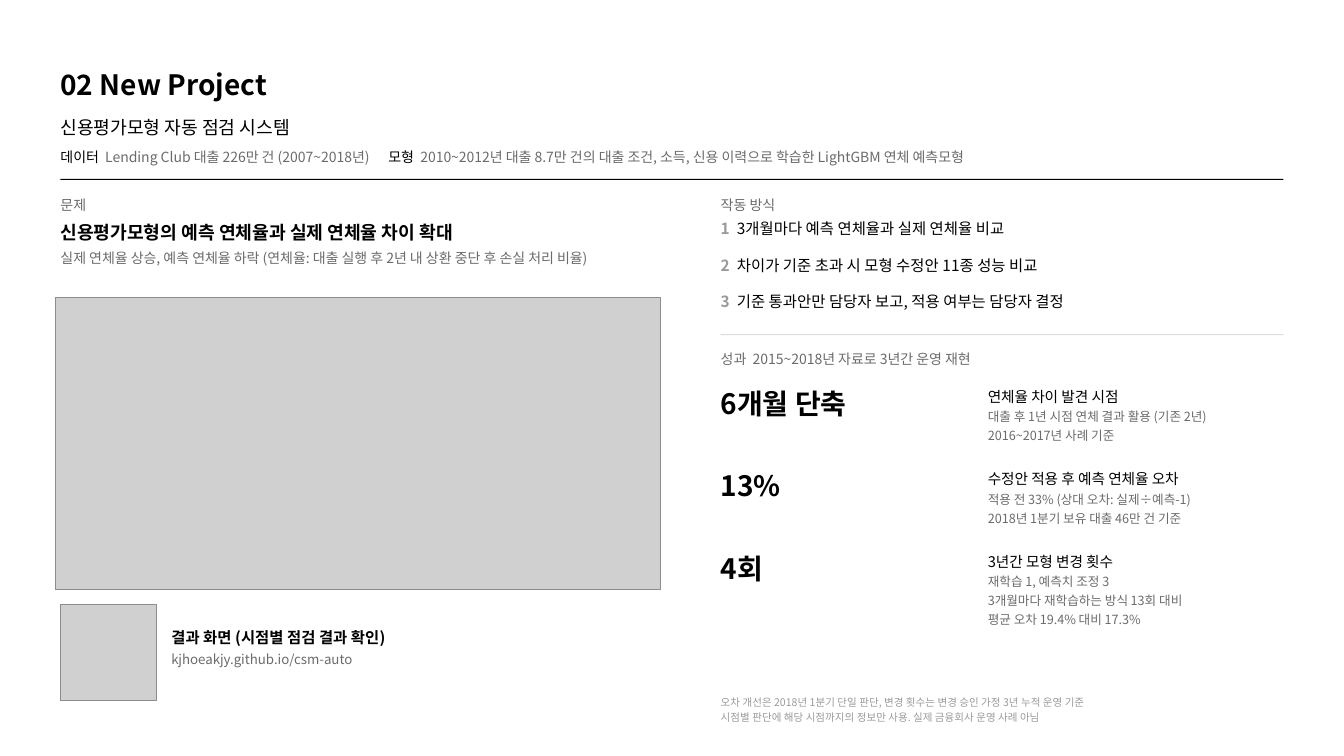
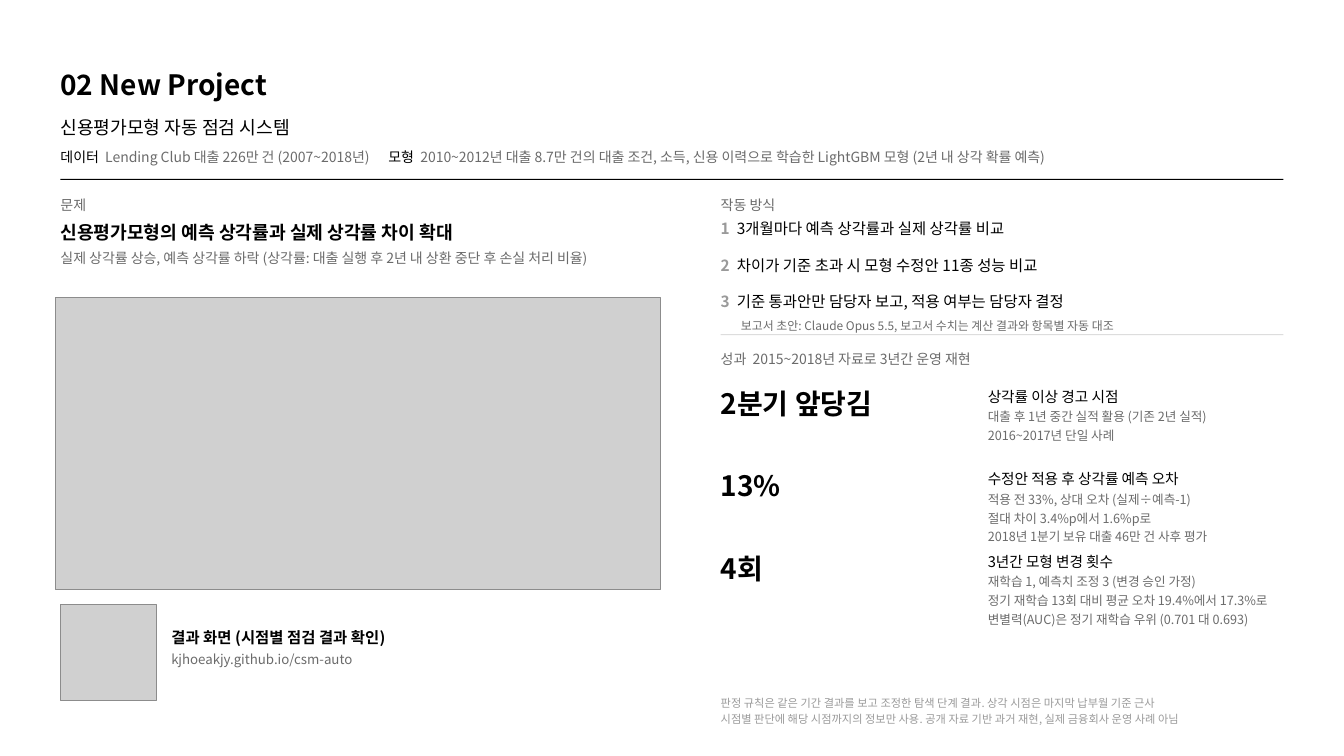
Before and after one commit to kjhoeakjy/csm-auto, a slide deck: slide 2 of ppt/역량PT_김연주.pptx. Drawn at 1344x756 pixels with LibreOffice and Linux fonts; fonts in the diff are those of the drawing; grey boxes stand for pictures. Boxes give left, top, right and bottom in pixels: in the first picture for what was removed or moved away, otherwise in the second. Text is boxed around its words. In the diff, an @@ line names an element or a change of style, - is before the commit and + after.

```diff
--- a/ppt/역량PT_김연주.pptx
+++ b/ppt/역량PT_김연주.pptx
@@ text at bbox=[60, 150, 1045, 166]: text changed @@
-데이터 Lending Club 대출 226만 건 (2007~2018년) 모형 2010~2012년 대출 8.7만 건의 대출 조건, 소득, 신용 이력으로 학습한 LightGBM 연체 예측모형
+데이터 Lending Club 대출 226만 건 (2007~2018년) 모형 2010~2012년 대출 8.7만 건의 대출 조건, 소득, 신용 이력으로 학습한 LightGBM 모형 (2년 내 상각 확률 예측)
@@ text at bbox=[60, 223, 587, 266]: text changed @@
-신용평가모형의 예측 연체율과 실제 연체율 차이 확대
-실제 연체율 상승, 예측 연체율 하락 (연체율: 대출 실행 후 2년 내 상환 중단 후 손실 처리 비율)
+신용평가모형의 예측 상각률과 실제 상각률 차이 확대
+실제 상각률 상승, 예측 상각률 하락 (상각률: 대출 실행 후 2년 내 상환 중단 후 손실 처리 비율)
@@ text at bbox=[721, 221, 1004, 236]: text changed @@
-1 3개월마다 예측 연체율과 실제 연체율 비교
+1 3개월마다 예측 상각률과 실제 상각률 비교
@@ text added at bbox=[741, 320, 1114, 333], 8.5 pt, text #6B6B6B @@
+보고서 초안: Claude Opus 5.5, 보고서 수치는 계산 결과와 항목별 자동 대조
@@ text at bbox=[721, 390, 872, 417]: text changed @@
-6개월 단축
+2분기 앞당김
@@ text at bbox=[988, 390, 1206, 441]: text changed @@
-연체율 차이 발견 시점
-대출 후 1년 시점 연체 결과 활용 (기존 2년)
-2016~2017년 사례 기준
+상각률 이상 경고 시점
+대출 후 1년 중간 실적 활용 (기존 2년 실적)
+2016~2017년 단일 사례
@@ text at bbox=[988, 472, 1207, 542]: text changed @@
-수정안 적용 후 예측 연체율 오차
-적용 전 33% (상대 오차: 실제÷예측-1)
-2018년 1분기 보유 대출 46만 건 기준
+수정안 적용 후 상각률 예측 오차
+적용 전 33%, 상대 오차 (실제÷예측-1)
+절대 차이 3.4%p에서 1.6%p로
+2018년 1분기 보유 대출 46만 건 사후 평가
@@ text at bbox=[988, 575, 1268, 626]: text changed @@
-재학습 1, 예측치 조정 3
-3개월마다 재학습하는 방식 13회 대비
-평균 오차 19.4% 대비 17.3%
+재학습 1, 예측치 조정 3 (변경 승인 가정)
+정기 재학습 13회 대비 평균 오차 19.4%에서 17.3%로
+변별력(AUC)은 정기 재학습 우위 (0.701 대 0.693)
@@ text at bbox=[721, 698, 1179, 725]: text changed; size 7.5 to 8 pt @@
-오차 개선은 2018년 1분기 단일 판단, 변경 횟수는 변경 승인 가정 3년 누적 운영 기준
-시점별 판단에 해당 시점까지의 정보만 사용. 실제 금융회사 운영 사례 아님
+판정 규칙은 같은 기간 결과를 보고 조정한 탐색 단계 결과. 상각 시점은 마지막 납부월 기준 근사
+시점별 판단에 해당 시점까지의 정보만 사용. 공개 자료 기반 과거 재현, 실제 금융회사 운영 사례 아님
```
Also in this commit, not shown: 1 other slide changed, 50 other files.
